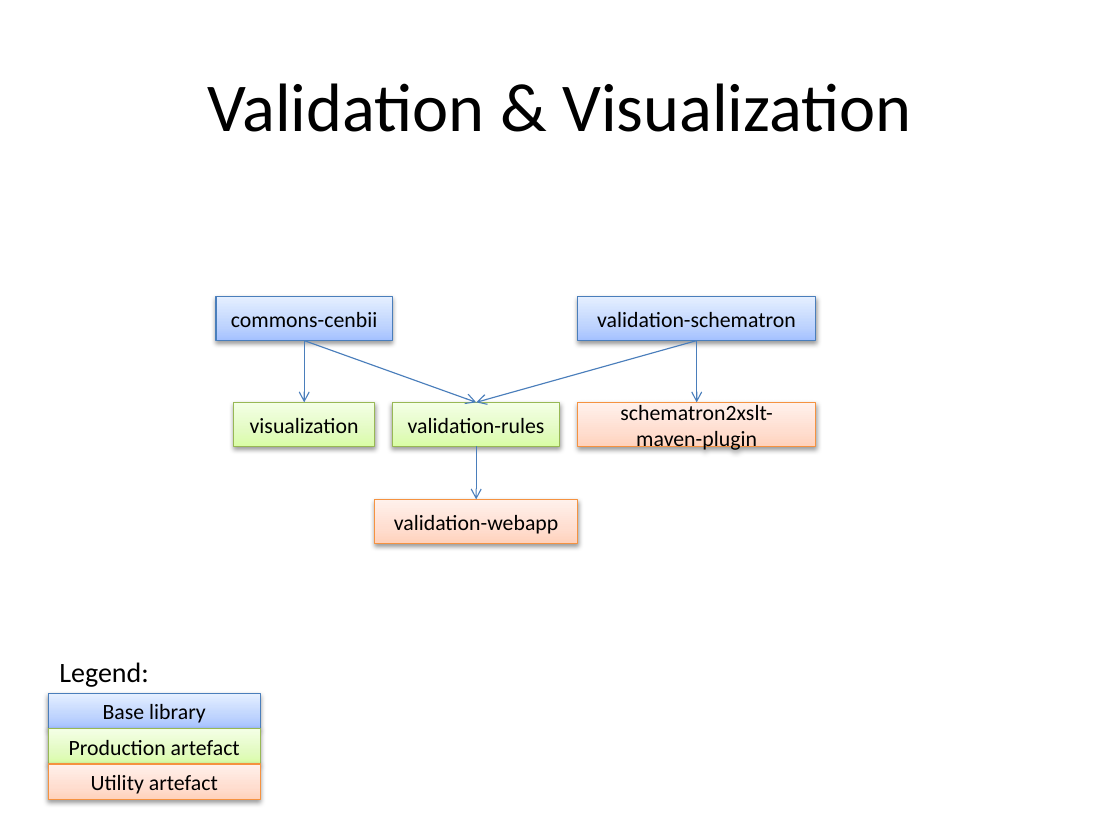
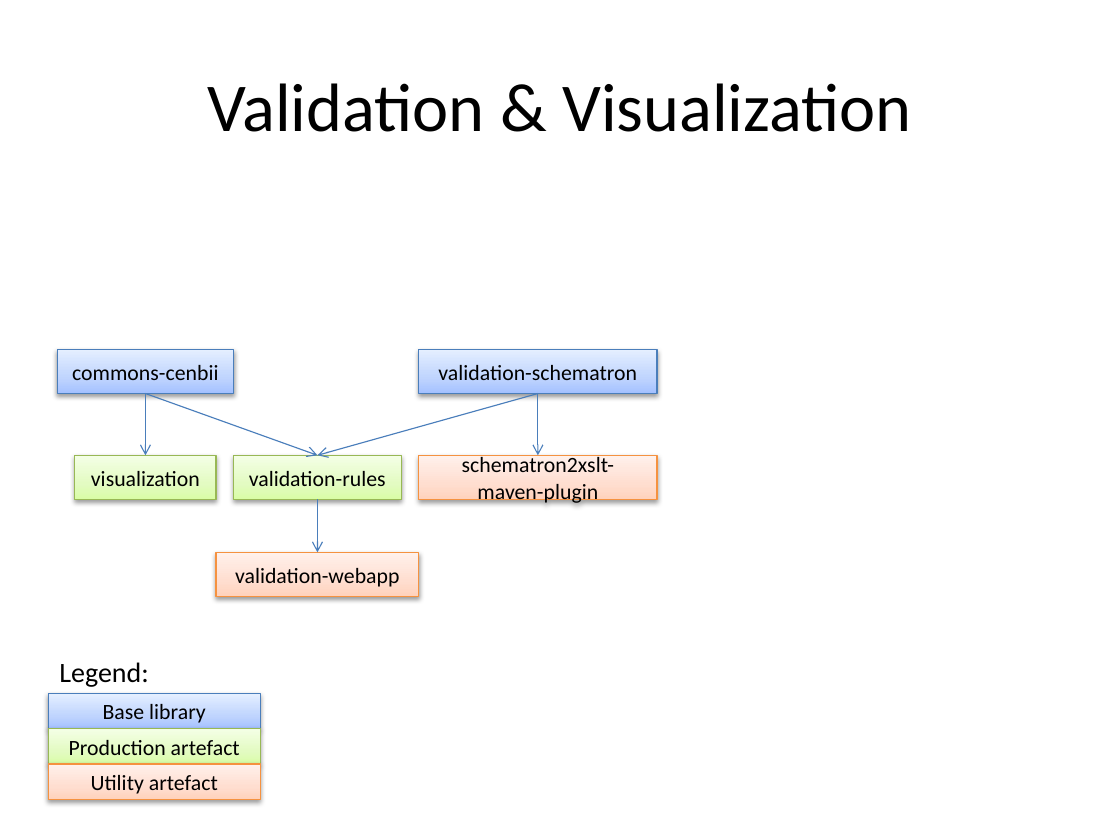
Before and after one commit to phax/peppol-silicone, a slide deck: slide 3 of docs/v2.3.0/ICT-Transport-Silicone_Java_ProjectDependencies-230.pptx. Drawn at 1120x840 pixels with LibreOffice and Linux fonts; fonts in the diff are those of the drawing. Boxes give left, top, right and bottom in pixels: in the first picture for what was removed or moved away, otherwise in the second. Text is boxed around its words. In the diff, an @@ line names an element or a change of style, - is before the commit and + after.

```diff
--- a/docs/v2.3.0/ICT-Transport-Silicone_Java_ProjectDependencies-230.pptx
+++ b/docs/v2.3.0/ICT-Transport-Silicone_Java_ProjectDependencies-230.pptx
@@ 5 arrows, 3 rectangles: place and size @@
-5 arrows, 3 rectangles at box(234, 340, 816, 500)
+5 arrows, 3 rectangles at box(75, 393, 657, 552)
@@ 3 rectangles: place and size @@
-3 rectangles at box(216, 297, 816, 543)
+3 rectangles at box(57, 349, 657, 596)
```
Also in this commit, not shown: 2 other files.
